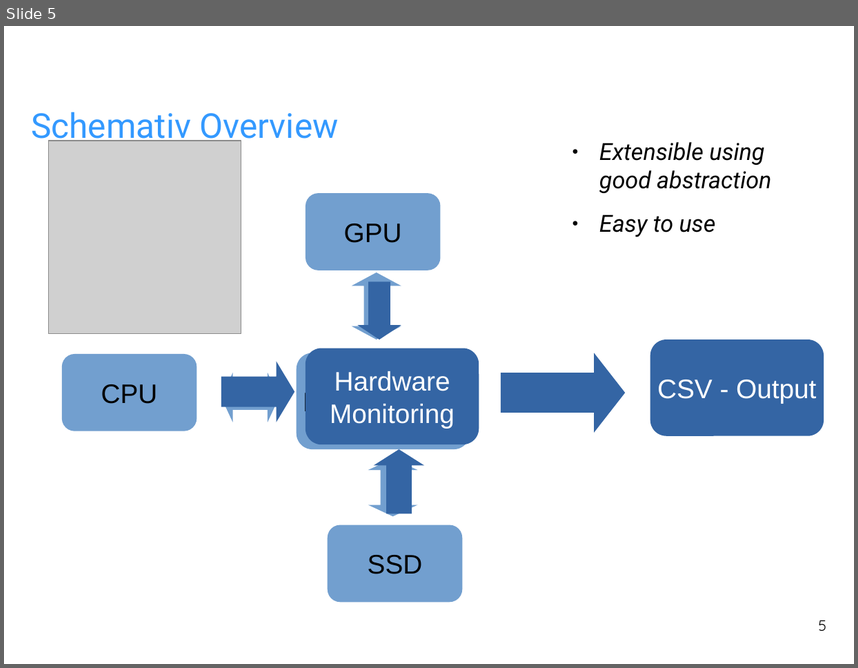
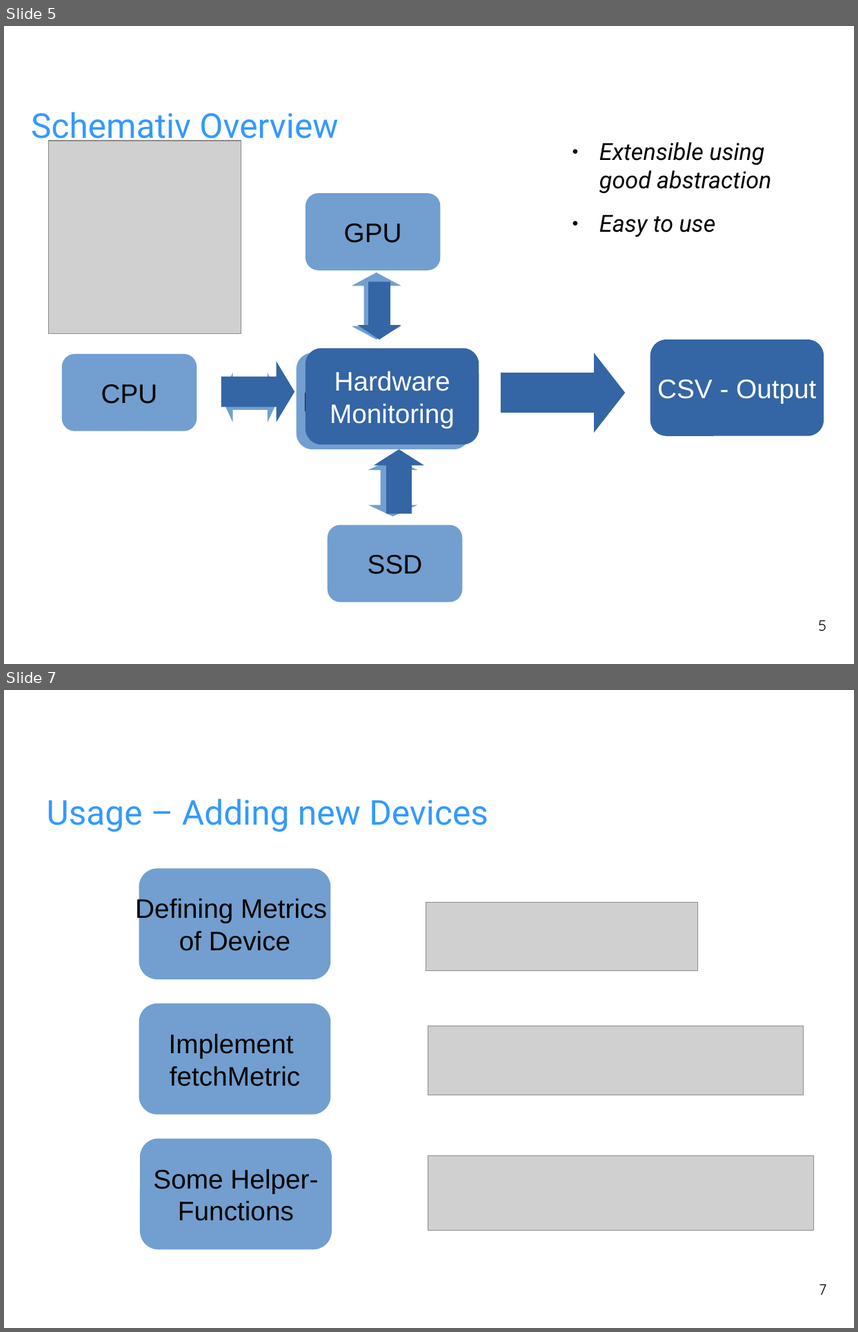
Before and after one commit to fhilprec/HardwareMonitoring, a slide deck: ProjectPresentation.odp. Shown one above the other, each under a label of ours: slide 5 before the commit, slides 5 and 7 after it; the slides between them are not shown. The pictures are 858x668 and 858x1332 pixels, drawn with LibreOffice and Linux fonts; fonts in the diff are those of the drawing; grey boxes stand for pictures; background and template pictures are left out. Boxes give left, top, right and bottom in pixels: in the first picture for what was removed or moved away, otherwise in the second. Text is boxed around its words. In the diff, an @@ line names an element or a change of style, - is before the commit and + after.

Commit message:
Presentation

```diff
--- a/ProjectPresentation.odp
+++ b/ProjectPresentation.odp
@@ slide 7 added at bbox=[4, 690, 854, 1328], background picture (left out) @@
@@ title added at bbox=[47, 798, 488, 832], 32 pt, text #3399FF @@
+Usage – Adding new Devices
@@ rounded rectangle added at bbox=[139, 868, 331, 979], fill #729FCF, 25 pt, text #000000 @@
+Defining Metrics
+of Device
@@ picture added at bbox=[426, 902, 698, 971] @@
@@ rounded rectangle added at bbox=[139, 1003, 331, 1114], fill #729FCF, 25 pt, text #000000 @@
+Implement
+fetchMetric
@@ picture added at bbox=[428, 1025, 803, 1095] @@
@@ rounded rectangle added at bbox=[140, 1138, 332, 1250], fill #729FCF, 25 pt, text #000000 @@
+Some Helper-
+Functions
@@ picture added at bbox=[428, 1155, 814, 1230] @@
@@ page number added at bbox=[819, 1283, 826, 1294], 14 pt, text #000000 @@
+7
```
Also in this commit, not shown: 1 slide removed, 2 other files.
